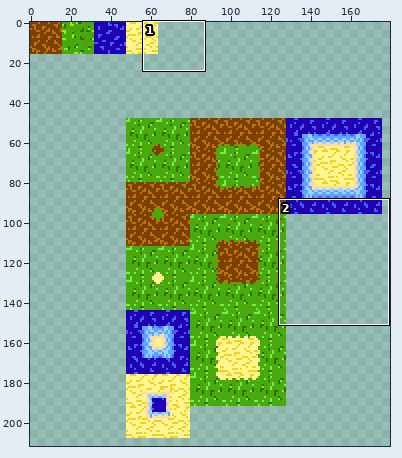
One commit to this sprite sheet: assets/tiles/new_tiles.png. The first picture is a wide view before the edit; the outline marks the close-up.
Close-up. Old version:
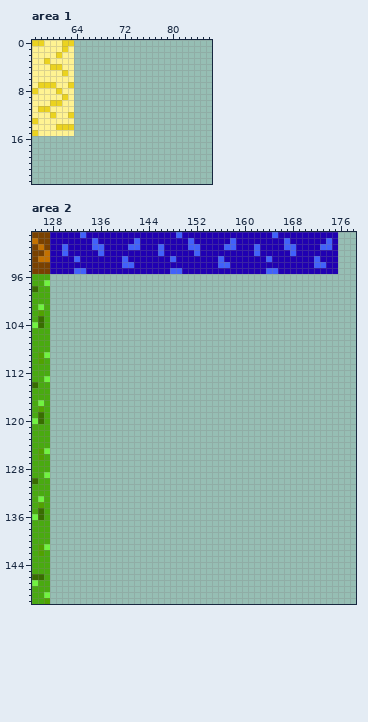
The file is 320x240 pixels. Shown: area 1: x 57..86, y 0..23; area 2: x 125..178, y 89..150. The wide view leaves out empty margins.
And afterwards:
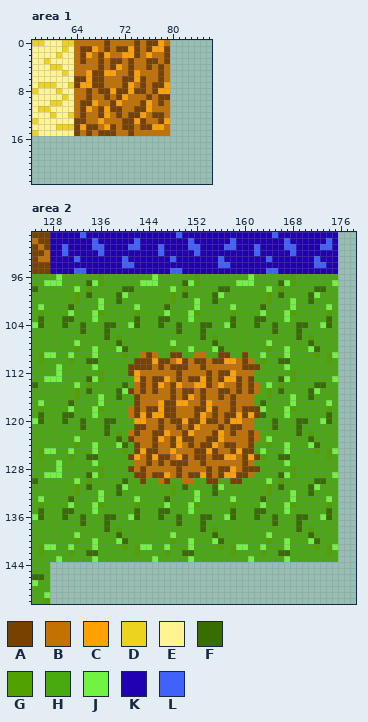
Palette (. is transparent): A #794100  B #c37100  C #ffa200  D #ebd320  E #fff392  F #386d00  G #51a200  H #49aa10  J #71f341  K #2000b2  L #4161fb
Edits made:
--- area 1
@@ x 62..81 @@
- 0 DD..................
- 1 DE..................
- 2 EE..................
- 3 EE..................
- 4 EE..................
- 5 DE..................
- 6 EE..................
- 7 ED..................
- 8 EE..................
- 9 DE..................
-10 EE..................
-11 EE..................
-12 ED..................
-13 EE..................
-14 DD..................
-15 EE..................
+ 0 DDBBBBBABBBBABAACB..
+ 1 DEBAACBABAACABACCA..
+ 2 EEBACBACBBCCABCBBA..
+ 3 EEBABBABAABABBAABA..
+ 4 EEBBBBABACBABBABAB..
+ 5 DEBBCAACCBBACBBBAB..
+ 6 EEAACAABBBAACABBAB..
+ 7 EDACCAABBBACBABAAC..
+ 8 EEBBABAACAACAABACC..
+ 9 DEBBABBABACBBBABAA..
+10 EEBAACBBACBBBACBAB..
+11 EEBACBACAABBAACBBB..
+12 EDBABBACBABAACBAAB..
+13 EEAABBCBBBAACABBAC..
+14 DDACAABCABAABAACCB..
+15 EEABABAAABBABBBBBB..
 16 ....................
--- area 2
@@ x 125..178 @@
  95 AAAKKKKLLKKKKKKKKKKKKKKLLKKKKKKKKKKKKKKLLKKKKKKKKKK...
- 96 HHH...................................................
- 97 HHJ...................................................
- 98 FHH...................................................
- 99 HHH...................................................
-100 HHH...................................................
-101 HJH...................................................
-102 HGH...................................................
-103 HFH...................................................
-104 JFH...................................................
-105 HHH...................................................
-106 HHH...................................................
-107 HHH...................................................
-108 HHH...................................................
-109 HGJ...................................................
-110 HGH...................................................
-111 HHH...................................................
-112 HHH...................................................
-113 HHJ...................................................
-114 FHH...................................................
-115 HHH...................................................
-116 HHH...................................................
-117 HJH...................................................
-118 HGH...................................................
-119 HFH...................................................
-120 JFH...................................................
-121 HHH...................................................
-122 HHH...................................................
-123 HHH...................................................
-124 HHH...................................................
-125 HGJ...................................................
-126 HGH...................................................
-127 HHH...................................................
-128 HHH...................................................
-129 HHJ...................................................
-130 FHH...................................................
-131 HHH...................................................
-132 HHH...................................................
-133 HJH...................................................
-134 HGH...................................................
-135 HFH...................................................
-136 JFH...................................................
-137 HHH...................................................
-138 HHH...................................................
-139 HHH...................................................
-140 HHH...................................................
-141 HGJ...................................................
-142 HGH...................................................
-143 HHH...................................................
+ 96 HHHHJHHHHHHGHHHHHHHHJHHHHHHGHHHHHHHHJHHHHHHGHHHHHHH...
+ 97 HHJJJHHHHFJGHHHHHHJJJHHHHFJGHHHHHHJJJHHHHFJGHHHHHHJ...
+ 98 FHHHHHHJHGHHHHHFFHHHHHHJHGHHHHHFFHHHHHHJHGHHHHHFFHH...
+ 99 HHHHHHHGHFHHHHFJHHHHHHHGHFHHHHFJHHHHHHHGHFHHHHFJHHH...
+100 HHHHHHHGHHHJHHFHHHHHHHHGHHHJHHFHHHHHHHHGHHHJHHFHHHH...
+101 HJHHHHFHHHHJHHHHHJHHHHFHHHHJHHHHHJHHHHFHHHHJHHHHHJH...
+102 HGHHHHJHHHJGHHHHHGHHHHJHHHJGHHHHHGHHHHJHHHJGHHHHHGH...
+103 HFHHHFFHHHJHHHHHHFHHHFFHHHJHHHHHHFHHHFFHHHJHHHHHHFH...
+104 JFHHHFHHFHHHFFHHJFHHHFHHFHHHFFHHJFHHHFHHFHHHFFHHJFH...
+105 HHHHHHHHFHHHFHHHHHHHHHHHFHHHFHHHHHHHHHHHFHHHFHHHHHH...
+106 HHHHHHHHHHHHFHGHHHHHHHHHHHHHFHGHHHHHHHHHHHHHFHGHHHH...
+107 HHHHHHHJHHHHHHFHHHHHHHHJHHHHHHFHHHHHHHHJHHHHHHFHHHH...
+108 HHHHHHHGHHJHHHJFHHHHHHHGHHJHHHJFHHHHHHHGHHJHHHJFHHH...
+109 HGJJHHJHHHJHHHHGHHBABHHAAHHBBHHAAHHAHHJHHHJHHHHGHGJ...
+110 HGHHHHGHHFFHHHHHHAAACAABCABAABAACCBABHGHHFFHHHHHHGH...
+111 HHHHJHHHHHJHHHHHAAAABABAAABBABBBBBBAAAHHHHJHHHHHHHH...
+112 HHHHJHHHHHHGHHHHACBBBBBBABBBBABAACBBBHHHHHHGHHHHHHH...
+113 HHJJJHHHHFJGHHHHHCABAACBABAACABACCABAHHHHFJGHHHHHHJ...
+114 FHHHHHHJHGHHHHHFHBABACBACBBCCABCBBABABHJHGHHHHHFFHH...
+115 HHHHHHHGHFHHHHFJABABABBABAABABBAABABABHGHFHHHHFJHHH...
+116 HHHHHHHGHHHJHHFHHABBBBBABACBABBABABBBHHGHHHJHHFHHHH...
+117 HJHHHHFHHHHJHHHHHABBBCAACCBBACBBBABBBHFHHHHJHHHHHJH...
+118 HGHHHHJHHHJGHHHHBABAACAABBBAACABBABAAAJHHHJGHHHHHGH...
+119 HFHHHFFHHHJHHHHHBACACCAABBBACBABAACACAFHHHJHHHHHHFH...
+120 JFHHHFHHFHHHFFHHHCCBBABAACAACAABACCBBHHHFHHHFFHHJFH...
+121 HHHHHHHHFHHHFHHHHAABBABBABACBBBABAABBHHHFHHHFHHHHHH...
+122 HHHHHHHHHHHHFHGHBABBAACBBACBBBACBABBABHHHHHHFHGHHHH...
+123 HHHHHHHJHHHHHHFHABBBACBACAABBAACBBBBABHJHHHHHHFHHHH...
+124 HHHHHHHGHHJHHHJFHABBABBACBABAACBAABBAHHGHHJHHHJFHHH...
+125 HGJJHHJHHHJHHHHGHACAABBCBBBAACABBACAAHJHHHJHHHHGHGJ...
+126 HGHHHHGHHFFHHHHHACBACAABCABAABAACCBACAGHHFFHHHHHHGH...
+127 HHHHJHHHHHJHHHHHHBBABABAAABBABBBBBBABHHHHHJHHHHHHHH...
+128 HHHHJHHHHHHGHHHHABABBBBBABBBBABAACBAAAHHHHHGHHHHHHH...
+129 HHJJJHHHHFJGHHHHHAABAACBABAACABACCAABHHHHFJGHHHHHHJ...
+130 FHHHHHHJHGHHHHHFHHAHHBAHHBBHHAAHHAAHHHHJHGHHHHHFFHH...
+131 HHHHHHHGHFHHHHFJHHHHHHHGHFHHHHFJHHHHHHHGHFHHHHFJHHH...
+132 HHHHHHHGHHHJHHFHHHHHHHHGHHHJHHFHHHHHHHHGHHHJHHFHHHH...
+133 HJHHHHFHHHHJHHHHHJHHHHFHHHHJHHHHHJHHHHFHHHHJHHHHHJH...
+134 HGHHHHJHHHJGHHHHHGHHHHJHHHJGHHHHHGHHHHJHHHJGHHHHHGH...
+135 HFHHHFFHHHJHHHHHHFHHHFFHHHJHHHHHHFHHHFFHHHJHHHHHHFH...
+136 JFHHHFHHFHHHFFHHJFHHHFHHFHHHFFHHJFHHHFHHFHHHFFHHJFH...
+137 HHHHHHHHFHHHFHHHHHHHHHHHFHHHFHHHHHHHHHHHFHHHFHHHHHH...
+138 HHHHHHHHHHHHFHGHHHHHHHHHHHHHFHGHHHHHHHHHHHHHFHGHHHH...
+139 HHHHHHHJHHHHHHFHHHHHHHHJHHHHHHFHHHHHHHHJHHHHHHFHHHH...
+140 HHHHHHHGHHJHHHJFHHHHHHHGHHJHHHJFHHHHHHHGHHJHHHJFHHH...
+141 HGJJHHJHHHJHHHHGHGJJHHJHHHJHHHHGHGJJHHJHHHJHHHHGHGJ...
+142 HGHHHHGHHFFHHHHHHGHHHHGHHFFHHHHHHGHHHHGHHFFHHHHHHGH...
+143 HHHHJHHHHHJHHHHHHHHHJHHHHHJHHHHHHHHHJHHHHHJHHHHHHHH...
 144 HHH...................................................
Boxes around the changes in both close-ups, in picture pixels (x1, y1, x2, y2):
added: (74, 40, 170, 136)
added: (50, 274, 338, 562)
